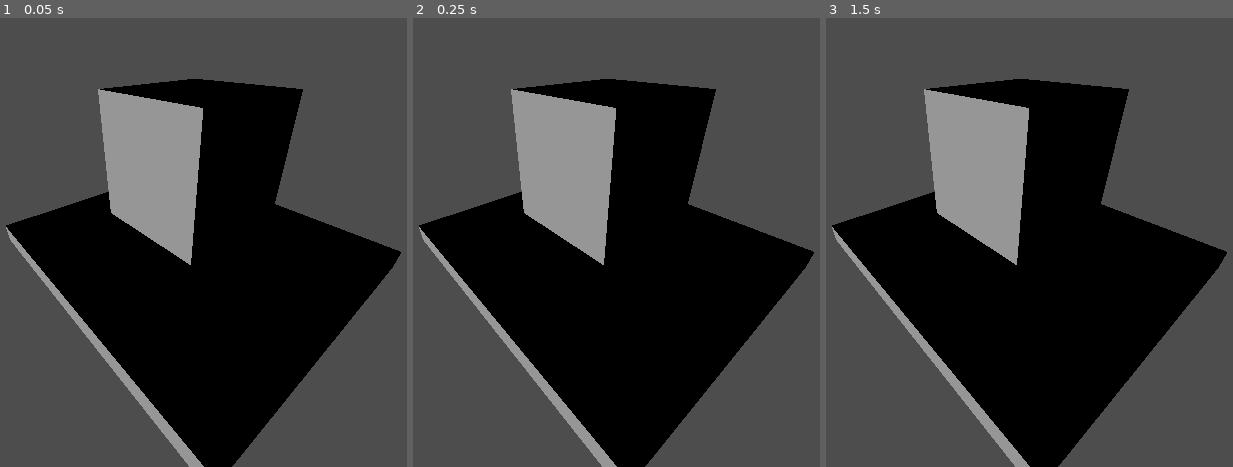
Above: before the commit, frames 1-3 (left to right).
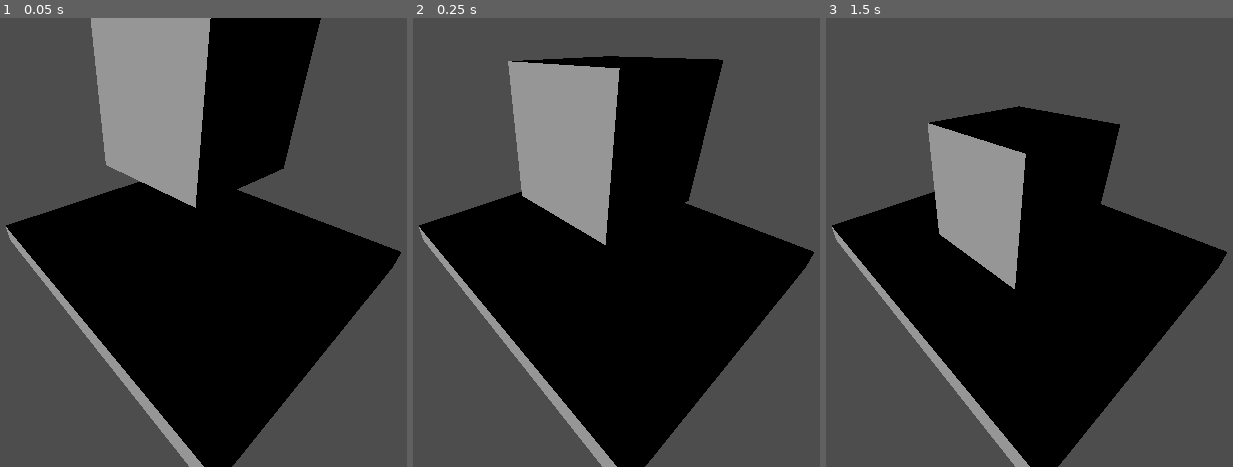
Above: after the commit, the same moments.

Repository: CareerDelTorro/Free4all
Game: Godot game, scene res://some_node_thingie_but_is_actually_a_scene.tscn
Two runs of this game, one before a commit and one after it. Both use one fixed random seed, a clock stepped at 60 frames per second and the inputs below.
Inputs:
- Up to frame 1 (0.05 s): no input
- Up to frame 2 (0.25 s): no input
- Up to frame 3 (1.5 s): tap Enter at 1.25 s

The runs differ from the first frame. In frame 1, 12% of the frame differs, in the area x 22-79%, y 0-56%; in frame 2, 4.7%; in frame 3, 5.8%.

Commit message:
add rigidbody, arrange the scene for the best cinematic impact

Diff:
--- a/some_node_thingie_but_is_actually_a_scene.tscn
+++ b/some_node_thingie_but_is_actually_a_scene.tscn
@@ -1,29 +1,32 @@
-[gd_scene load_steps=3 format=3 uid="uid://c8hq5j1dvfcw4"]
+[gd_scene load_steps=4 format=3 uid="uid://c8hq5j1dvfcw4"]
 
 [sub_resource type="BoxShape3D" id="BoxShape3D_idrrp"]
 
 [sub_resource type="BoxMesh" id="BoxMesh_idrrp"]
 
+[sub_resource type="BoxShape3D" id="BoxShape3D_o4qon"]
+size = Vector3(2.80371, 0.200928, 2.5332)
+
 [node name="some_node_thingie_but_is_actually_a_scene" type="Node3D"]
 
-[node name="StaticBody3D_node" type="StaticBody3D" parent="."]
-transform = Transform3D(1, 0, 0, 0, 1, 0, 0, 0, 1, 0, 0.824409, 0)
+[node name="RigidBody3D_node" type="RigidBody3D" parent="."]
+transform = Transform3D(1, 0, 0, 0, 1, 0, 0, 0, 1, 0, 1.27765, 0)
 
-[node name="CollisionShape3D" type="CollisionShape3D" parent="StaticBody3D_node"]
+[node name="CollisionShape3D" type="CollisionShape3D" parent="RigidBody3D_node"]
 shape = SubResource("BoxShape3D_idrrp")
 
-[node name="MeshInstance3D" type="MeshInstance3D" parent="StaticBody3D_node"]
+[node name="MeshInstance3D" type="MeshInstance3D" parent="RigidBody3D_node"]
 mesh = SubResource("BoxMesh_idrrp")
 
 [node name="StaticBody3D_node_floor" type="StaticBody3D" parent="."]
-
-[node name="CollisionShape3D" type="CollisionShape3D" parent="StaticBody3D_node_floor"]
-shape = SubResource("BoxShape3D_idrrp")
 
 [node name="MeshInstance3D" type="MeshInstance3D" parent="StaticBody3D_node_floor"]
 transform = Transform3D(2.71568, 0, 0, 0, 0.172475, 0, 0, 0, 2.45566, 0, 0, 0)
 mesh = SubResource("BoxMesh_idrrp")
 
+[node name="CollisionShape3D" type="CollisionShape3D" parent="StaticBody3D_node_floor"]
+shape = SubResource("BoxShape3D_o4qon")
+
 [node name="Camera3D" type="Camera3D" parent="."]
 transform = Transform3D(0.64393, -0.426683, 0.635055, -0.0101118, 0.825228, 0.56471, -0.765017, -0.370055, 0.527075, 1.54665, 1.59629, 1.70118)
 
